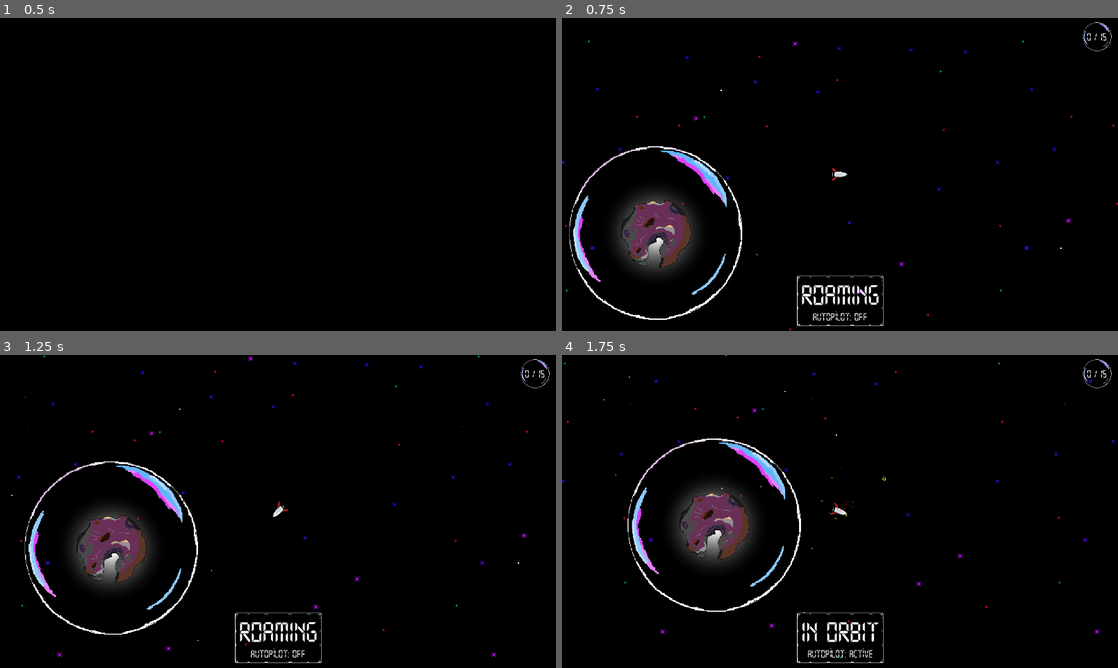
Above: before the commit, frames 1-4 (two rows, left to right).
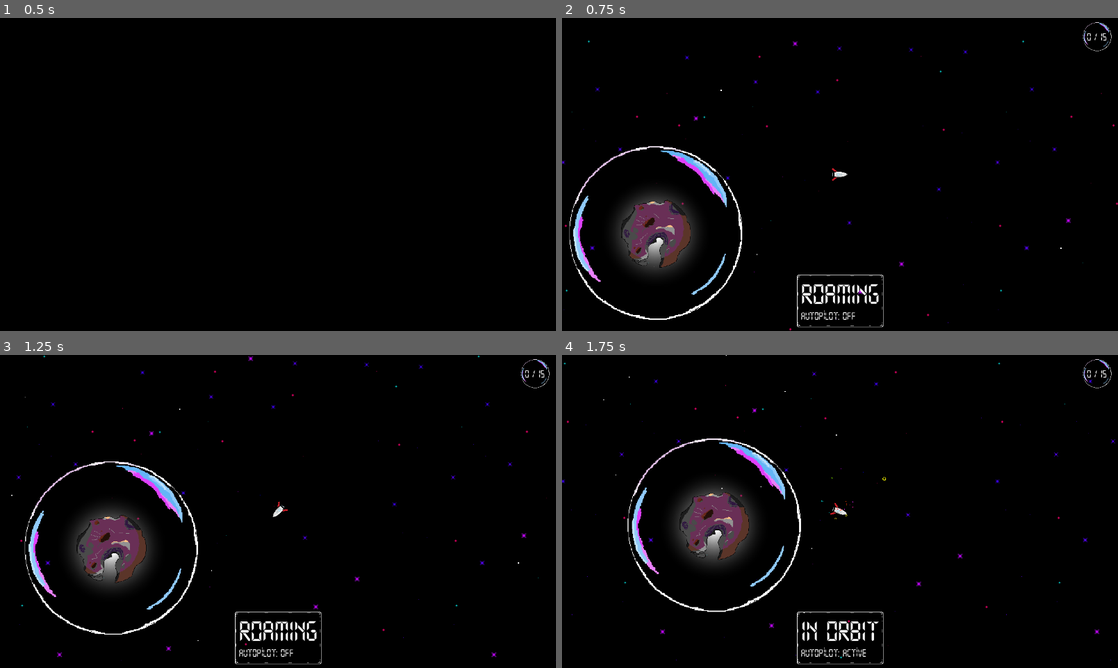
Above: after the commit, the same moments.

Repository: bjornarprytz/bubbleoids
Game: Godot game, scene res://splash.tscn
The game is run twice, just before and just after one commit, with the same random seed, the same clock (stepped at 60 frames per second) and the same inputs. Sound files missing from this copy of the repository are replaced by a short silence.
Inputs (mouse positions are in pixels of both pictures, inside the frame that each line leads up to):
- Up to frame 1 (0.5 s): no input
- Up to frame 2 (0.75 s): tap Enter at 0.5 s; move the mouse to (962, 158) at 0.52 s; hold Right (ui_right) from 0.53 s (still down); hold Space (throttle) from 0.53 s (still down); click (962, 158) at 0.67 s
- Up to frame 3 (1.25 s): keep holding Right (ui_right); keep holding Space (throttle)
- Up to frame 4 (1.75 s): move the mouse to (728, 527) at 1.27 s; release Right (ui_right) at 1.28 s; release Space (throttle) at 1.28 s; hold Left (ui_left) from 1.28 s (still down); tap Space (throttle) at 1.35 s

Frame 1 is identical in both runs. In frame 2, 0.6% of the frame differs, in the area x 42-58%, y 82-99%; in frame 3, 0.6%; in frame 4, 0.6%.

Commit message:
- interplanetary unity - new logo

Diff:
--- a/src/autoloads/event_bus.gd
+++ b/src/autoloads/event_bus.gd
@@ -3,7 +3,7 @@
 
 const goal: int = 15
 
-
+var discovered: Array[String] = []
 # Add signals here for game-wide events. Access through the Events singleton
 
 signal game_over(win: bool)
--- a/src/credits.gd
+++ b/src/credits.gd
@@ -6,12 +6,18 @@
 
 var start_scroll = false
 
+var beats_before_scroll: int = 3
+
 func _ready() -> void:
 	Symphony.full_ensemble()
 	Symphony.beat.connect(_on_beat)
 
 func _on_beat(number: int) -> void:
 	if (number % 4 == 0):
+		beats_before_scroll -= 1
+		if (beats_before_scroll > 0):
+			return
+
 		start_scroll = true
 		if (!Symphony.pop_instrument()):
 			await get_tree().create_timer(1.69).timeout
--- a/src/credits.tscn
+++ b/src/credits.tscn
@@ -153,7 +153,7 @@
 unique_name_in_owner = true
 visible = false
 position = Vector2(642, 359)
-scale = Vector2(0.342387, 0.342387)
+scale = Vector2(0.968, 0.968)
 texture = ExtResource("8_h30m1")
 
 [node name="Thanks" type="AudioStreamPlayer" parent="."]
--- a/src/main.gd
+++ b/src/main.gd
@@ -6,9 +6,10 @@
 @onready var controls: RichTextLabel = %Controls
 @onready var fade_out: ColorRect = %FadeOut
 
-var discovered: Array[String] = []
+
 
 func _ready() -> void:
+	Events.discovered = []
 	Events.game_over.connect(_on_game_over)
 	player.atmosphere_entered.connect(_on_atmosphere_entered)
 	player.orbit_entered.connect(_on_orbit_entered)
@@ -34,15 +35,15 @@
 	controls.text = "Autopilot: active"
 
 func _on_atmosphere_entered(planet: Planet):
-	if planet.type in discovered:
+	if planet.type in Events.discovered:
 		return
 
-	discovered.push_back(planet.type)
+	Events.discovered.push_back(planet.type)
 	Symphony.add_instrument()
 	_update_goal()
 
-	if (discovered.size() >= Events.goal):
+	if (Events.discovered.size() >= Events.goal):
 		Events.game_over.emit(true)
 
 func _update_goal():
-	goal.text = "%s / %s" % [discovered.size(), Events.goal]
+	goal.text = "%s / %s" % [Events.discovered.size(), Events.goal]
--- a/src/main.tscn
+++ b/src/main.tscn
@@ -50,10 +50,7 @@
 fit_content = true
 autowrap_mode = 0
 
-[node name="CenterContainer" type="CenterContainer" parent="CanvasLayer/Control/Terminal/VBoxContainer"]
-layout_mode = 2
-
-[node name="Controls" type="RichTextLabel" parent="CanvasLayer/Control/Terminal/VBoxContainer/CenterContainer"]
+[node name="Controls" type="RichTextLabel" parent="CanvasLayer/Control/Terminal/VBoxContainer"]
 unique_name_in_owner = true
 layout_mode = 2
 theme_override_font_sizes/normal_font_size = 24
@@ -61,6 +58,9 @@
 text = "Autopilot: off"
 fit_content = true
 autowrap_mode = 0
+
+[node name="CenterContainer" type="CenterContainer" parent="CanvasLayer/Control/Terminal/VBoxContainer"]
+layout_mode = 2
 
 [node name="PanelContainer" type="PanelContainer" parent="CanvasLayer/Control"]
 texture_filter = 2
--- a/src/splash.tscn
+++ b/src/splash.tscn
@@ -26,9 +26,9 @@
 
 [node name="Logo" type="Sprite2D" parent="Target"]
 unique_name_in_owner = true
-texture_filter = 1
+texture_filter = 2
 position = Vector2(0, 624)
-scale = Vector2(0.281481, 0.281481)
+scale = Vector2(0.784, 0.784)
 texture = ExtResource("1_b04ml")
 
 [node name="Audio" type="AudioStreamPlayer" parent="."]
--- a/src/world/planet.gd
+++ b/src/world/planet.gd
@@ -61,16 +61,20 @@
 	type = texture.get_path().get_file().get_basename()
 	id = randf_range(0, 1)
 
+	if (type in Events.discovered):
+		_pop_bubble(true)
+
 
 func set_size(s: float):
 	size = s
 	scale = Vector2(s, s)
 	#gravity_well.gravity_point_unit_distance = atmosphere_shape.shape.radius * size
 
-func _pop_bubble():
+func _pop_bubble(silent: bool = false):
 	if bubble_popped:
 		return
-	bubble_pop.play(0.32)
+	if (!silent):
+		bubble_pop.play(0.32)
 	bubble_popped = true
 	Symphony.beat.connect(_on_beat)
 	bubble.hide()
Binary file changed: src/assets/Splash screen logo.png
